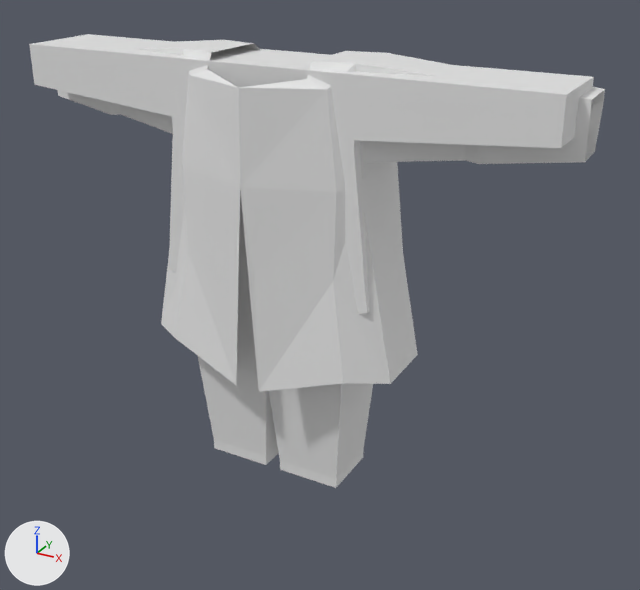
The Blender file personaje.blend, before and after one commit.
Camera for both pictures: a 50 mm lens placed at (10.65, -17.7, 1.48), pointed at (0.73, 0.35, -7.55). Every picture has the same lights, and +X, +Y and +Z are marked at lower left. The picture after the commit comes second. The same objects are shown in both versions, whatever each file hides.

Names of what the first picture shows: 'Humanoide.001', 'pans', 'sueter'.
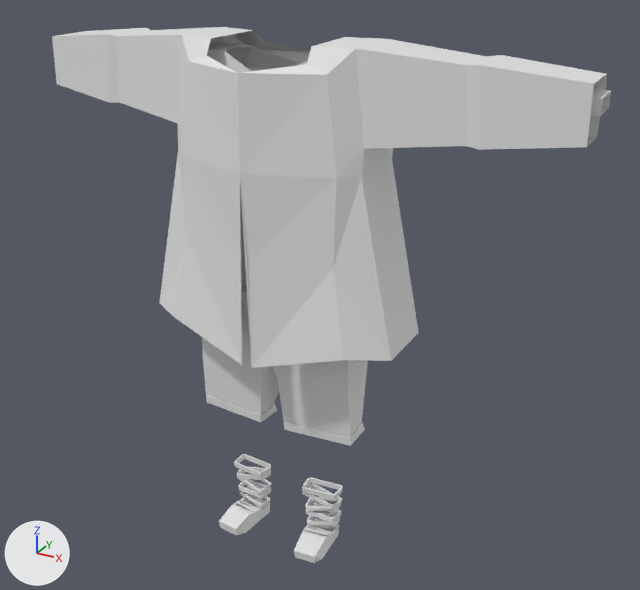
Location of each change, [x1, y1, x2, y2] in pixels of the pictures (640 x 590 px; the box of a moved part takes in the faces that stretch with it):
'Humanoide.001', reshaped, moved: before [58, 40, 605, 392]; after [52, 27, 607, 368]
'sueter', reshaped, moved (mostly hidden afterwards): before [29, 34, 594, 315]; after [207, 42, 611, 286]
'pans', reshaped, moved, rescaled: before [198, 308, 373, 488]; after [202, 284, 368, 446]
'zapatos', added: after [219, 454, 342, 563]
part 1 of me_cube_001, moved or reshaped: before [184, 168, 336, 281]; after [183, 155, 336, 268]
part 2 of me_cube_001, moved or reshaped: before [175, 189, 343, 392]; after [174, 183, 344, 368]
part 3 of me_cube_001, moved or reshaped: before [161, 166, 418, 384]; after [160, 150, 419, 361]
part 4 of me_cubo_002, added: after [202, 284, 368, 446]
part 5 of me_cubo_002, deleted: before [198, 308, 373, 488]

Edits to the bpy script that builds the scene:
```text
Change me_cube_001:
    used by ob_humanoide_001; location = (0.0, 0.0, 0.31); scale = (1.11, 1.11, 1.11)
    remove me_cube_001.from_pydata(...)  # 71 vertices, 57 faces; spans x 0.0..6.3, y -1.8..1.42, z -8.84..-1.65
    add me_cube_001.from_pydata(...)  # 71 vertices, 57 faces; spans x 0.0..6.3, y -1.8..1.42, z -8.56..-1.65
    me_cube_001 part 1: the 1 vertex in x 0.24, y -1.73, z -5.93 is moved by (-0.17, 0.0, 0.0)
    me_cube_001 part 2: the 1 vertex in x 0.29, y -1.8, z -8.66 is moved by (-0.17, 0.0, 0.27)
    me_cube_001 part 3: all 8 vertices in x 0.0..3.03, y -1.45..1.14, z -8.84..-8.1 are moved by (0.0, 0.0, 0.27)
Change me_cubo_002:
    used by ob_pans; location = (0.0, -0.13, -8.34); scale = (2.11, 1.0, 1.0)
    remove me_cubo_002.from_pydata(...)  # 20 vertices, 17 faces; spans x 0.0..1.0, y -1.0..1.0, z -3.88..1.29
    add me_cubo_002.from_pydata(...)  # 71 vertices, 62 faces; spans x 0.0..2.11, y -1.08..0.76, z -10.96..-7.35
    me_cubo_002 part 4: 71 vertices added at x 0.0..2.11, y -1.08..0.76, z -10.96..-7.35
    me_cubo_002 part 5: 20 vertices removed from x 0.0..1.0, y -1.0..1.0, z -3.88..1.29
    add me_cubo_002.materials.append(mat_material)  # white #e7e7e7
Change me_cubo_003:
    used by ob_sueter; location = (0.0, -0.12, 0.0)
    remove me_cubo_003.from_pydata(...)  # 20 vertices, 16 faces; spans x 0.0..6.72, y -1.08..1.06, z -7.83..-1.69
    add me_cubo_003.from_pydata(...)  # 72 vertices, 56 faces; spans x 0.0..7.13, y -1.07..0.93, z -7.55..-1.54
    me_cubo_003 part 6: the whole mesh is rebuilt
    add me_cubo_003.materials.append(mat_material)  # white #e7e7e7
Add me_cube_005:
    me_cube_005.from_pydata(...)  # 144 vertices, 86 faces; spans x 0.63..1.59, y -1.45..0.06, z -14.53..-12.9
    me_cube_005.materials.append(mat_material)  # white #e7e7e7
Change ob_humanoide_001:
    ob_humanoide_001.location: (0.0, 0.0, 0.31) -> (0.0, 0.0, 0.61)
Change ob_pans:
    ob_pans.location: (0.0, -0.13, -8.34) -> (0.0, 0.0, 0.53)
    ob_pans.scale: (2.11, 1.0, 1.0) -> (1.05, 1.05, 1.05)
Change ob_sueter:
    ob_sueter.location: (0.0, -0.12, 0.0) -> (0.0, 0.0, 0.0)
Add ob_zapatos:
    ob_zapatos = bpy.data.objects.new('zapatos', me_cube_005)
    ob_zapatos.location = (0.0, 0.0, 0.04)
    _m = ob_zapatos.modifiers.new('Simetrizar', 'MIRROR')
    _m.use_clip = True
    _m = ob_zapatos.modifiers.new('Envolver', 'SHRINKWRAP')
    _m.target = ob_humanoide
    _m.offset = 0.09
    _m = ob_zapatos.modifiers.new('Solidificar', 'SOLIDIFY')
    _m.thickness = 0.05
```
